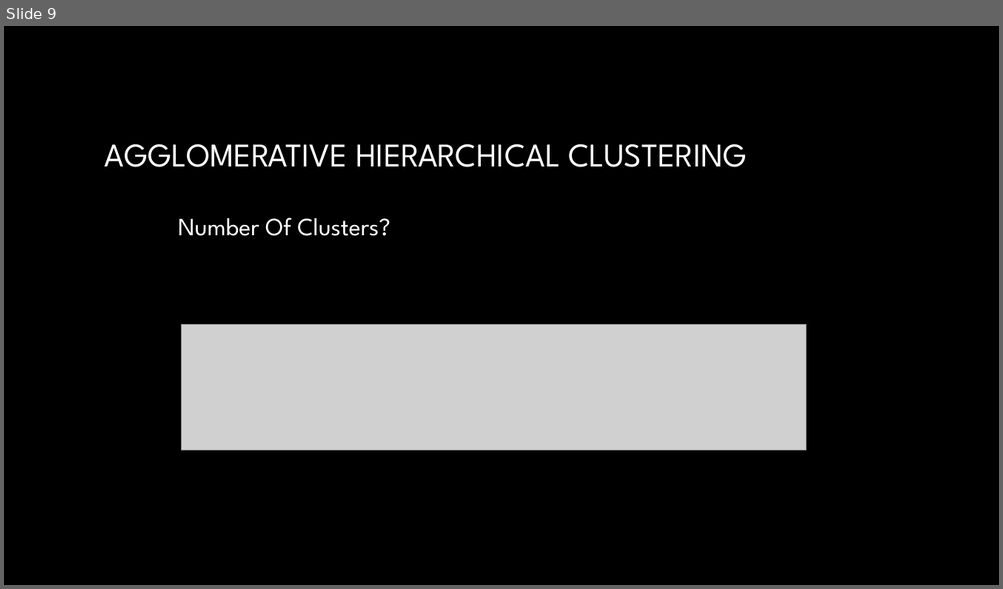
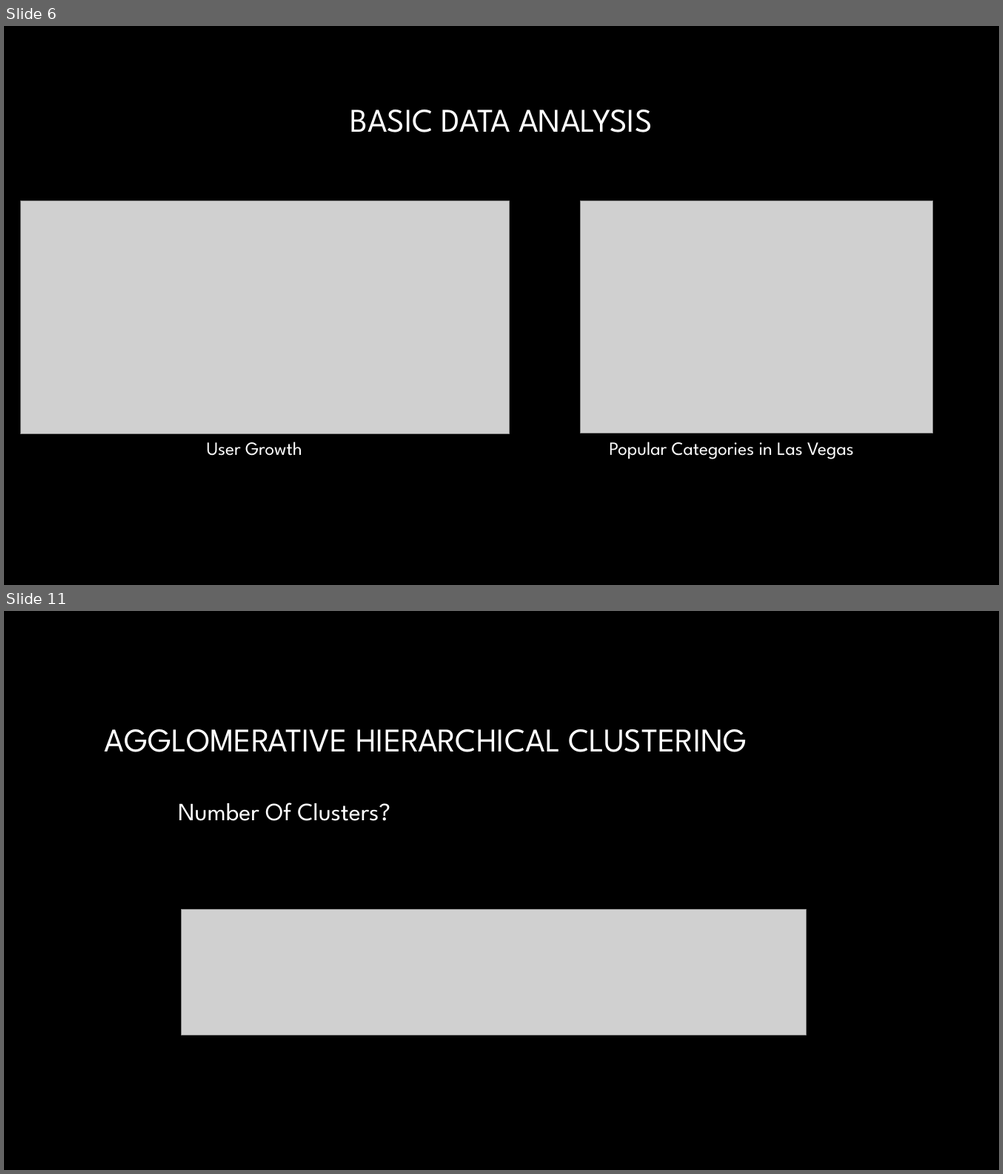
Before and after one commit to AbhayKasturia/YelpRecommendationSystem, a slide deck: Final_Presentation/draft_presentation.pptx. Shown one above the other, each under a label of ours: slide 9 before the commit, slides 6 and 11 after it; the slides between them are not shown. The pictures are 1003x589 and 1003x1174 pixels, drawn with LibreOffice and Linux fonts; fonts in the diff are those of the drawing; grey boxes stand for pictures; background and template pictures are left out. Boxes give left, top, right and bottom in pixels: in the first picture for what was removed or moved away, otherwise in the second. Text is boxed around its words. In the diff, an @@ line names an element or a change of style, - is before the commit and + after.

```diff
--- a/Final_Presentation/draft_presentation.pptx
+++ b/Final_Presentation/draft_presentation.pptx
@@ slide 6 added at <box>4,26,999,585</box>, background picture (left out) @@
@@ title added at <box>350,110,652,133</box>, 32 pt, text gradient #FFFFFF to #A6A6A6 @@
+BASIC DATA ANALYSIS
@@ picture added at <box>20,201,509,434</box> @@
@@ picture added at <box>580,201,933,434</box> @@
@@ text added at <box>207,442,302,456</box>, 18 pt, text #FFFFFF @@
+User Growth
@@ text added at <box>609,442,854,460</box>, 18 pt, text #FFFFFF @@
+Popular Categories in Las Vegas
@@ what was slide 9 is now slide 11 @@
```
Also in this commit, not shown: 7 slides changed, 7 other slides added, 5 slides removed.
